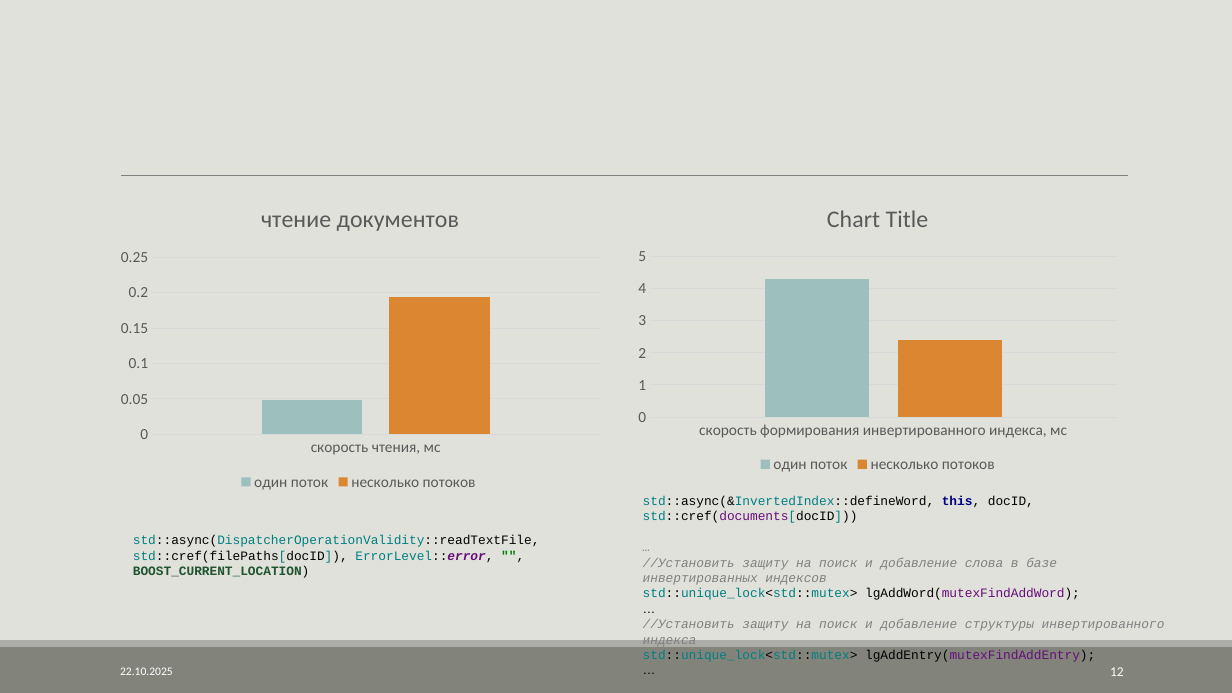
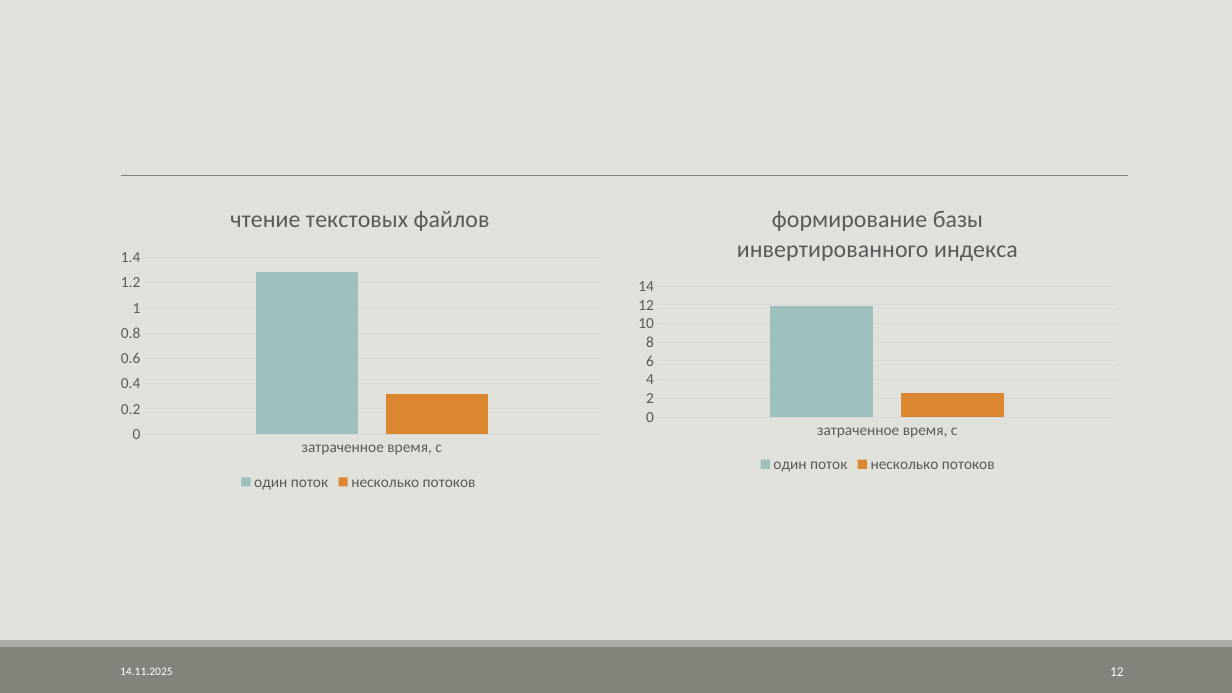
Before and after one commit to AVKazmirchuk/SearchEngine, a slide deck: slide 12 of presentation/защита.pptx. Drawn at 1232x693 pixels with LibreOffice and Linux fonts; fonts in the diff are those of the drawing. Boxes give left, top, right and bottom in pixels: in the first picture for what was removed or moved away, otherwise in the second. Text is boxed around its words. In the diff, an @@ line names an element or a change of style, - is before the commit and + after.

Commit message:
update presentation

```diff
--- a/presentation/защита.pptx
+++ b/presentation/защита.pptx
@@ column chart at <box>111,187,610,495</box> @@
@@ title "чтение документов " to "чтение текстовых файлов " @@
-categories: скорость чтения, мс
+categories: затраченное время, с
-один поток: 0.049
+один поток: 1.28
-несколько потоков : 0.193
+несколько потоков : 0.32
@@ column chart at <box>628,187,1128,477</box> @@
@@ title "формирование базы инвертированного индекса " added @@
-categories: скорость формирования инвертированного индекса, мс
+categories: затраченное время, с
-один поток: 4.3
+один поток: 11.8
-несколько потоков: 2.4
+несколько потоков: 2.6
@@ text removed at <box>643,496,1165,662</box> @@
-std::async(&InvertedIndex::defineWord, this, docID, std::cref(documents[docID]))
-…
-//Установить защиту на поиск и добавление слова в базе инвертированных индексов
-std::unique_lock<std::mutex> lgAddWord(mutexFindAddWord);
-…
-//Установить защиту на поиск и добавление структуры инвертированного индекса
-std::unique_lock<std::mutex> lgAddEntry(mutexFindAddEntry);
-…
@@ text removed at <box>133,535,540,578</box> @@
-std::async(DispatcherOperationValidity::readTextFile, std::cref(filePaths[docID]), ErrorLevel::error, "", BOOST_CURRENT_LOCATION)
@@ text at <box>120,667,173,675</box>: text changed @@
-22.10.2025
+14.11.2025
```
Also in this commit, not shown: 14 other slides changed, 13 other files.
